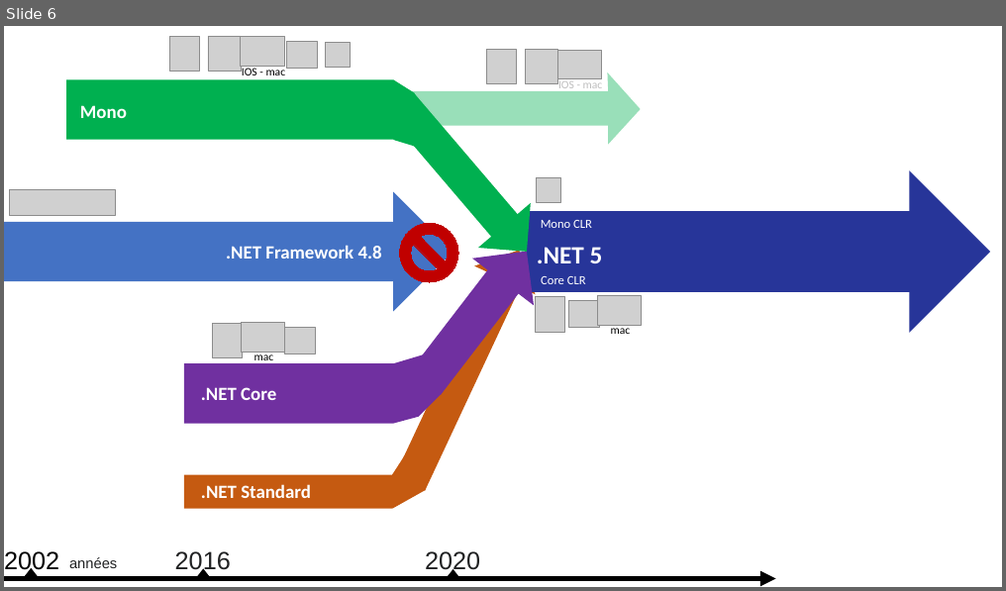
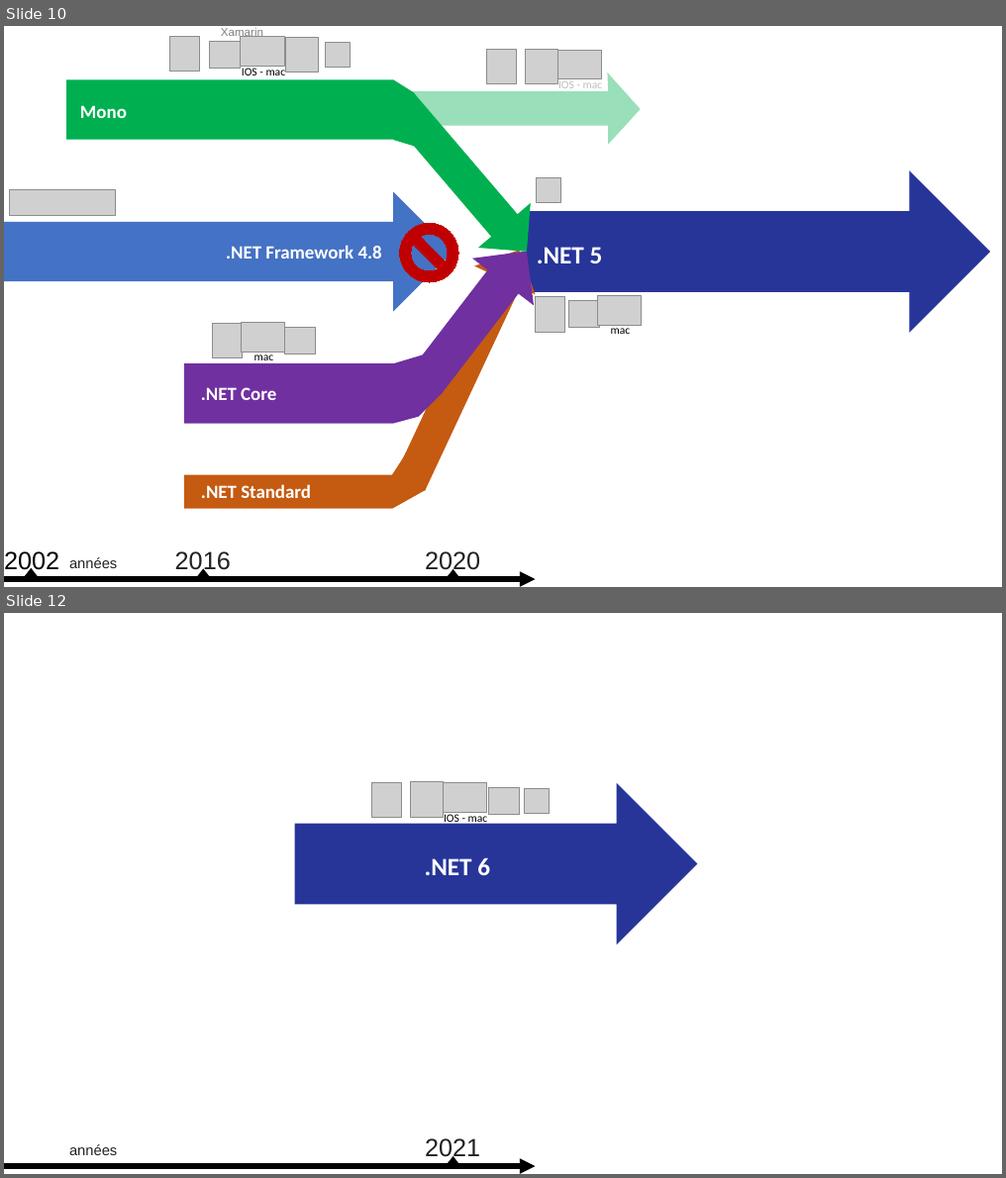
Before and after one commit to guillaume-chervet/course.dotnet, a slide deck: documentations/Dotnet vs dotnet core.pptx. Shown one above the other, each under a label of ours: slide 6 before the commit, slides 10 and 12 after it; the slides between them are not shown. The pictures are 1006x591 and 1006x1178 pixels, drawn with LibreOffice and Linux fonts; fonts in the diff are those of the drawing; grey boxes stand for pictures. Boxes give left, top, right and bottom in pixels: in the first picture for what was removed or moved away, otherwise in the second. Text is boxed around its words. In the diff, an @@ line names an element or a change of style, - is before the commit and + after.

```diff
--- a/documentations/Dotnet vs dotnet core.pptx
+++ b/documentations/Dotnet vs dotnet core.pptx
@@ slide 12 added at (4, 613, 1002, 1174), background #FFFFFF @@
@@ right arrow added at (295, 783, 698, 945), fill #273599 @@
@@ picture added at (371, 782, 402, 817) @@
@@ picture added at (411, 782, 444, 817) @@
@@ picture added at (443, 783, 486, 812) @@
@@ picture added at (489, 788, 520, 815) @@
@@ picture added at (525, 789, 549, 814) @@
@@ text added at (444, 813, 488, 826), 11 pt, text #000000 @@
+IOS - mac
@@ text added at (425, 858, 490, 875), 24 pt, text #FFFFFF, bold @@
+.NET 6
@@ text added at (69, 1145, 117, 1156), 14 pt, text #202122 @@
+années
@@ text added at (425, 1139, 480, 1161), 24 pt, text #202122 @@
+2021
@@ arrow added from (4, 1166) to (536, 1166), #000000 5 pt @@
@@ triangle added at (446, 1157, 460, 1166), fill #000000, outline #000000 1 pt @@
@@ what was slide 6 is now slide 10 @@
@@ slide 10 changed as well @@
@@ picture: place and size @@
-picture at (287, 42, 318, 69)
+picture at (209, 41, 240, 68)
@@ text added at (221, 28, 263, 39), 11 pt, text #808080 @@
+Xamarin
@@ picture: place and size @@
-picture at (208, 36, 241, 71)
+picture at (285, 37, 319, 72)
@@ text removed at (541, 220, 592, 228) @@
-Mono CLR
@@ text removed at (541, 276, 586, 284) @@
-Core CLR
@@ arrow moved from (4, 579) - (776, 579) to (4, 579) - (536, 579) @@
```
Also in this commit, not shown: 6 other slides changed, 4 other slides added, 1 other file.
